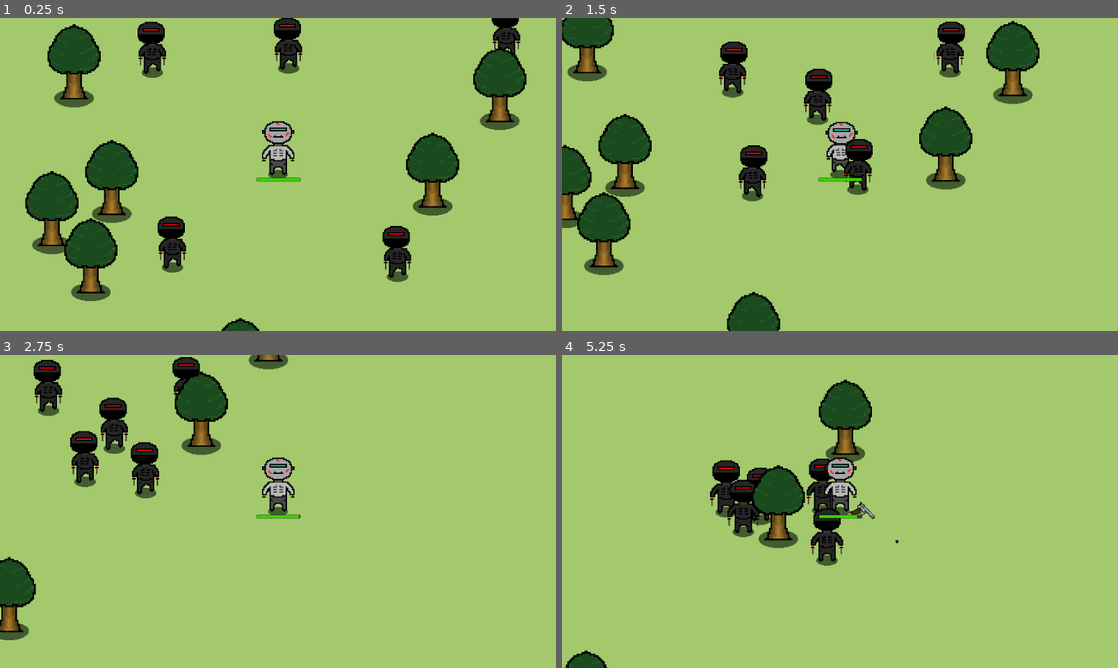
Above: before the commit, frames 1-4 (two rows, left to right).
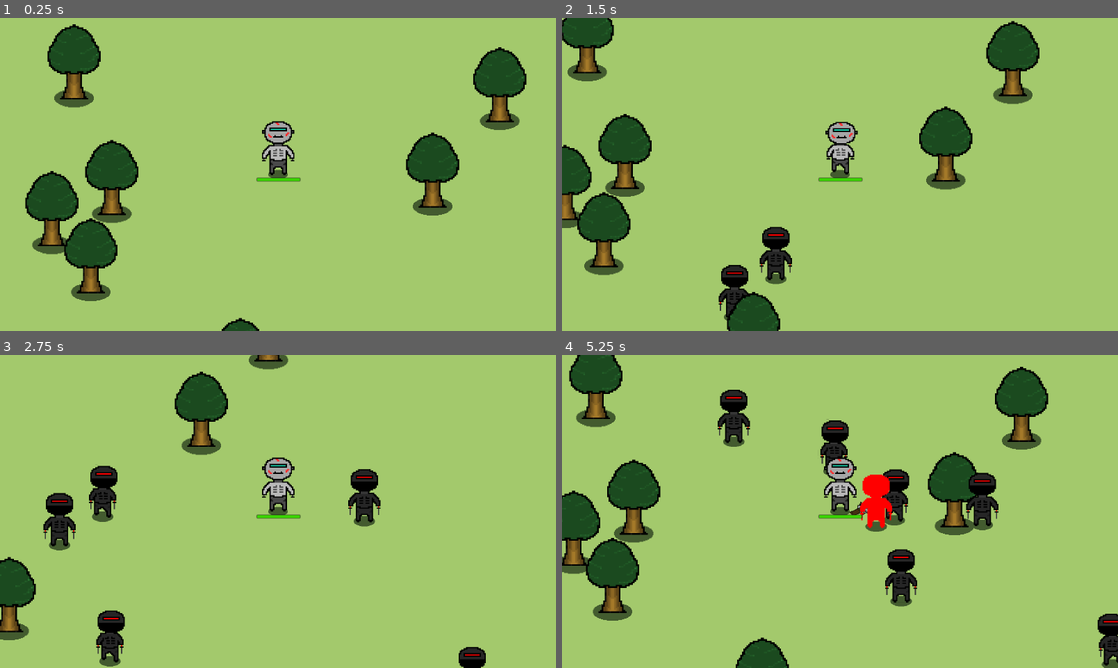
Above: after the commit, the same moments.

Repository: Piggun/top-down-shooter
Game: Godot game, scene res://game.tscn
Same seed, same stepped clock (60 frames per second), same inputs: the game is played once before the commit and once after it.
Inputs (mouse positions are in pixels of both pictures, inside the frame that each line leads up to):
- Up to frame 1 (0.25 s): no input
- Up to frame 2 (1.5 s): move the mouse to (962, 158) at 0.52 s; hold D (move_right) 0.53-1.28 s; hold Right mouse button (aim) 0.53-1.28 s; click (962, 158) at 0.67 s; move the mouse to (728, 190) at 1.27 s; hold S (move_down) from 1.28 s (still down); click (728, 190) at 1.35 s
- Up to frame 3 (2.75 s): move the mouse to (333, 442) at 2.02 s; release S (move_down) at 2.03 s; hold D (move_right) from 2.03 s (still down); hold Shift (sprint) from 2.03 s (still down)
- Up to frame 4 (5.25 s): move the mouse to (812, 574) at 2.77 s; release D (move_right) at 2.78 s; release Shift (sprint) at 2.78 s; hold W (move_up) 2.78-3.53 s; right-click (812, 574) at 2.85 s; click (812, 574) at 2.92 s; move the mouse to (1006, 558) at 3.52 s; press the mouse at (1006, 558) at 3.53 s; hold A (move_left) 3.53-5.03 s; move the mouse to (673, 464) at 4.27 s; release the mouse at (673, 464) at 4.28 s; tap Shift (sprint) at 4.35 s; move the mouse to (867, 511) at 5.02 s; hold S (move_down) from 5.03 s (still down); hold Right mouse button (aim) from 5.03 s (still down); click (867, 511) at 5.17 s

The runs differ from the first frame. In frame 1, 3.3% of the frame differs, in the area x 24-94%, y 0-85%; in frame 2, 4.9%; in frame 3, 6.5%; in frame 4, 21%, in the area x 0-100%, y 0-100%.

Commit message:
add random respawn of mobs

Diff:
--- /dev/null
+++ b/game.gd
@@ -0,0 +1,12 @@
+extends Node2D
+
+
+func spawn_mob():
+	var new_mob = preload("res://ninja.tscn").instantiate()
+	%PathFollow2D.progress_ratio = randf()
+	new_mob.global_position = %PathFollow2D.global_position
+	add_child(new_mob)
+
+
+func _on_timer_timeout():
+	spawn_mob()
--- a/game.tscn
+++ b/game.tscn
@@ -1,11 +1,18 @@
-[gd_scene load_steps=4 format=3 uid="uid://o4iwa6stjvew"]
+[gd_scene load_steps=5 format=3 uid="uid://o4iwa6stjvew"]
 
+[ext_resource type="Script" path="res://game.gd" id="1_lektj"]
 [ext_resource type="PackedScene" uid="uid://crkyo1gjc3pq3" path="res://player.tscn" id="1_ruscd"]
 [ext_resource type="PackedScene" uid="uid://dykcymon3yvde" path="res://tree.tscn" id="2_3va4m"]
-[ext_resource type="PackedScene" uid="uid://d04er5omgws4l" path="res://ninja.tscn" id="3_rew4p"]
+
+[sub_resource type="Curve2D" id="Curve2D_axt1p"]
+_data = {
+"points": PackedVector2Array(0, 0, 0, 0, -244, -304, 0, 0, 0, 0, 2859, -302, 0, 0, 0, 0, 2854, 1759, 0, 0, 0, 0, -237, 1754, 0, 0, 0, 0, -244, -304)
+}
+point_count = 5
 
 [node name="Game" type="Node2D"]
 y_sort_enabled = true
+script = ExtResource("1_lektj")
 
 [node name="CanvasLayer" type="CanvasLayer" parent="."]
 layer = -1
@@ -23,6 +30,16 @@
 scale = Vector2(0.479998, 0.479998)
 
 [node name="Camera2D" type="Camera2D" parent="player"]
+
+[node name="Path2D" type="Path2D" parent="player"]
+position = Vector2(-2604.18, -1775.01)
+scale = Vector2(2.08334, 2.08334)
+curve = SubResource("Curve2D_axt1p")
+
+[node name="PathFollow2D" type="PathFollow2D" parent="player/Path2D"]
+unique_name_in_owner = true
+position = Vector2(-244, -304)
+rotation = 0.000644537
 
 [node name="Tree" parent="." instance=ExtResource("2_3va4m")]
 position = Vector2(311, 490)
@@ -45,17 +62,8 @@
 [node name="Tree7" parent="." instance=ExtResource("2_3va4m")]
 position = Vector2(1077, 1841)
 
-[node name="Ninja" parent="." instance=ExtResource("3_rew4p")]
-position = Vector2(613, 341)
+[node name="SpawnTimer" type="Timer" parent="."]
+wait_time = 0.5
+autostart = true
 
-[node name="Ninja2" parent="." instance=ExtResource("3_rew4p")]
-position = Vector2(708, 1334)
-
-[node name="Ninja3" parent="." instance=ExtResource("3_rew4p")]
-position = Vector2(2369, 280)
-
-[node name="Ninja4" parent="." instance=ExtResource("3_rew4p")]
-position = Vector2(1306, 294)
-
-[node name="Ninja5" parent="." instance=ExtResource("3_rew4p")]
-position = Vector2(1857, 1376)
+[connection signal="timeout" from="SpawnTimer" to="." method="_on_timer_timeout"]
--- a/player.gd
+++ b/player.gd
@@ -35,7 +35,6 @@
 	if overlapping_mobs.size() > 0:
 		%ProgressBar.value = health
 		health -= 5.0 * overlapping_mobs.size() * delta
-		print(health)
 		if health <= 0:
 			health_depleted.emit()
 			print("DEAD")
